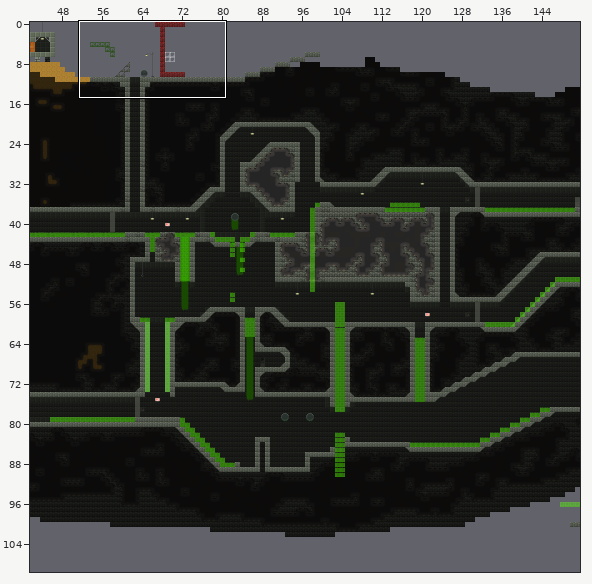
Tiled map: assets/data/sewer.tmx. Above: a wide view before the commit, with the close-up outlined.
Close-up. As it was:
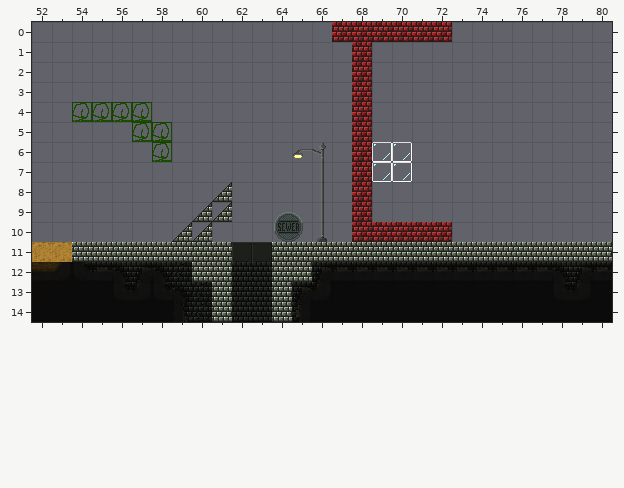
Cells are 20x20 px. Shown: x 52..80, y 0..14.
And afterwards:
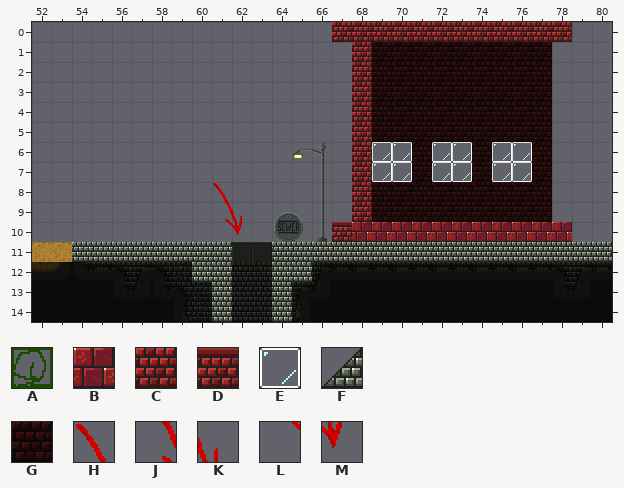
Key: from "tiles": A 0, B 3, C 17, D 18, E 19, F 45; from "tilesbg": G 17; from "tilesdetail": H 70, J 80, K 81, L 90, M 91.
_ is an empty cell.
Changes in this commit:
Layer "tilesbg":
The author put tile G in rows 1 to 5 at x 69 to 77; in rows 6 to 7 at x 71, 74 and 77; in rows 8 to 9 at x 69 to 77.
Layer "tiles":
Tile C becomes tile B in row 10 at x 68 to 72.
The author put tile B in row 10 at x 73 to 78.
The author put tile C in row 0 at x 73 to 78.
The author put tile D in row 10 at x 67.
The author put tile E in rows 6 to 7 at x 72 to 73 and 75 to 76.
Tile A is removed in row 4 at x 54 to 57; in row 5 at x 57 to 58; in row 6 at x 58.
Tile F is removed in row 8 at x 61; in row 9 at x 60 to 61; in row 10 at x 59 to 60.
Layer "tilesdetail":
The author put tile H in row 8 at x 61.
The author put tile J in row 9 at x 61.
The author put tile K in row 9 at x 62.
The author put tile L in row 10 at x 61.
The author put tile M in row 10 at x 62.
Pixel boxes of the changes (left, top, right, bottom) in both close-ups:
changed: (332, 22, 572, 242)
removed: (72, 102, 172, 162)
changed: (172, 182, 242, 242)
